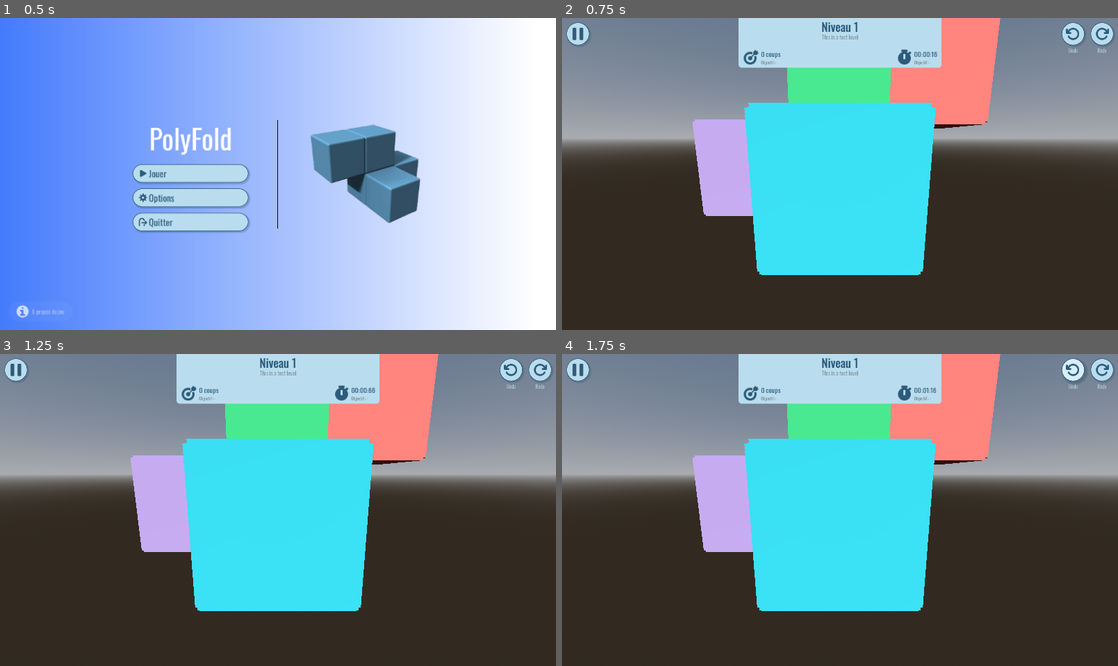
Above: before the commit, frames 1-4 (two rows, left to right).
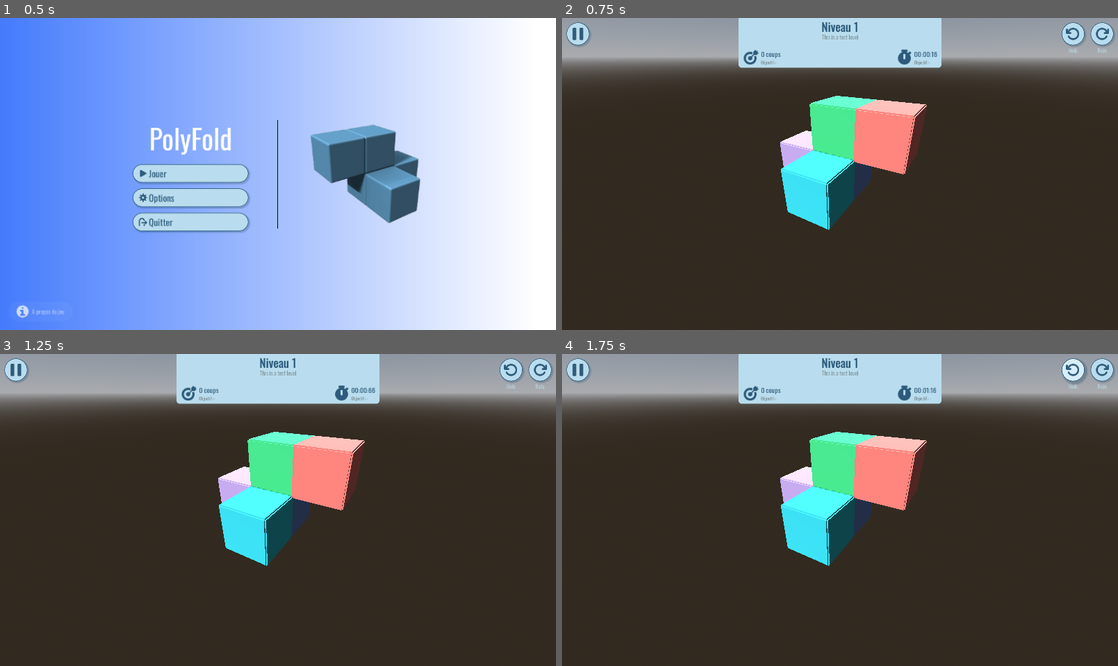
Above: after the commit, the same moments.

Repository: Turnute/PolyFold
Game: Godot game, scene res://scenes/interfaces/Menu.tscn
Same seed, same stepped clock (60 frames per second), same inputs: the game is played once before the commit and once after it.
Inputs (mouse positions are in pixels of both pictures, inside the frame that each line leads up to):
- Up to frame 1 (0.5 s): no input
- Up to frame 2 (0.75 s): click (751, 174) at 0.5 s
- Up to frame 3 (1.25 s): no input
- Up to frame 4 (1.75 s): click (1073, 369) at 1.25 s

Frame 1 is identical in both runs. In frame 2, 50% of the frame differs, in the area x 0-100%, y 0-83%; in frame 3, 50%; in frame 4, 50%.

Commit message:
Add end game detection + Polishing : camera positioning + rotation plycube if not in the right direction

Diff:
--- a/polyfold/scripts/gameplay/Camera3d.gd
+++ b/polyfold/scripts/gameplay/Camera3d.gd
@@ -5,13 +5,16 @@
 ## Controller used to drag and commit folds.
 @onready var _fold_drag: FoldDragController = $FoldDragController
 
+## Both yawn and pitch define the position of the camera by the degree
 ## Camera yaw angle in radians.
-var _yaw: float = 0.0
+var _yaw: float = deg_to_rad(30.0)
 ## Camera pitch angle in radians.
-var _pitch: float = 0.0
+var _pitch: float = deg_to_rad(30.0)
+# #Safety Margin
+var _margin = 1.4
 
-## Initial distance between the camera and the target.
-var _distance : float = 2.5
+## Distance between the camera and the target.
+var _distance : float = 0.0
 
 ## Minimum camera distance from the targeted object.
 var _distance_min : float = 1.0
@@ -88,6 +91,21 @@
 		global_position = (offset + position_target)
 		look_at(position_target,Vector3.UP)
 
+## Initializes camera distance limits based on the target AABB.
+func focusOnTarget() -> void:
+	var aabb: AABB = _target.getPolycubeAABB()
+	if aabb.size == Vector3.ZERO:
+		return
+
+	var center: Vector3 = _target.to_global(aabb.get_center())
+
+	var radius: float = aabb.size.length() * 0.5
+	_distance = (radius * _margin) / sin(deg_to_rad(fov) * 0.5)
+	_distance_min = maxf(0.5, radius * 1.1)
+	_distance_max = maxf(10.0, _distance * 3.0)
+	_distance = clampf(_distance, _distance_min, _distance_max)
+	updatePositionCamera()
+
 ## Rotates the camera with Shift + left drag or middle drag.
 func _unhandled_input(event: InputEvent) -> void:
 	if event is InputEventMouseMotion and ((Input.is_mouse_button_pressed(MOUSE_BUTTON_LEFT) and (event.shift_pressed))or (Input.is_mouse_button_pressed(MOUSE_BUTTON_MIDDLE))):
@@ -116,4 +134,4 @@
 		_target.unselectAllFaces()
 	_curr_selected_face_id = -1
 	_target = object
-	updatePositionCamera()
+	focusOnTarget()
--- a/polyfold/scripts/polycube/Cube.gd
+++ b/polyfold/scripts/polycube/Cube.gd
@@ -15,6 +15,20 @@
 
 ## The color of this cube's faces
 var _col : Color = Color(1,1,1)
+
+## Computes and returns the combined global AABB of all faces in the cube.
+func getCubeAABB() -> AABB :
+	var aabb : AABB = AABB()
+	var first = true
+	for face in _faces:
+		var mesh = face.get_child(0).get_child(0)
+		var aabb_face = mesh.global_transform * mesh.mesh.get_aabb()
+		if first :
+			first = false
+			aabb = aabb_face
+		else:
+			aabb = aabb.merge(aabb_face)
+	return aabb
 
 ## Creates and stores a cube's face from its FaceEnum identifier.
 func createFace(face_side: Face.FaceEnum) -> void:
--- a/polyfold/scripts/polycube/Polycube.gd
+++ b/polyfold/scripts/polycube/Polycube.gd
@@ -90,9 +90,59 @@
 				if neighbour != null:
 					face._adj_faces[i] = neighbour._id_face
 
+## Computes and returns the combined global AABB of all cubes in the polycube.
+func getPolycubeAABB() -> AABB :
+	var aabb : AABB = AABB()
+	var first = true
+	for cube in _cubes:
+		var aabb_cube = cube.getCubeAABB()
+		if first :
+			first = false
+			aabb = aabb_cube
+		else:
+			aabb = aabb.merge(aabb_cube)
+	return aabb
+
 ## Checks whether the polycube can be unfolded.
 func canUnfold() -> bool:
-	return true;
+	var end = true
+	var face_init =  _cubes[0]._faces[0]
+	for cube in _cubes:
+		for face in cube._faces:
+			end = areCoplanar(face_init, face) && end
+	return end;
+
+# Rotate all faces of the polycube in the direction the camera is looking
+func finalRotation(duration: float = 2.5) -> void:
+	var target_angle_x: float = 0.0
+	var target_angle_z: float = 0.0
+
+	var ref_face : Face = _cubes[0]._faces[0]
+	var normal = ref_face.global_transform.basis
+	if normal.y[1] > 0.9:
+		return
+	elif roundi(normal.y[2]) != 0:
+		target_angle_x = 90 if int(normal.y[2]) == -1 else -90
+	elif roundi(normal.y[0]) != 0:
+		target_angle_z = 90 if int(normal.y[0]) == -1 else -90
+
+	var avg_local: Vector3 = getAveragePos()
+	# only if the target is not on the origin center
+	var target_world: Vector3 = to_global(avg_local)
+	var end_rot_deg: Vector3 = rotation_degrees + Vector3(target_angle_x, 0.0, target_angle_z)
+	var end_basis: Basis = Basis.from_euler(Vector3(
+		deg_to_rad(end_rot_deg.x),
+		deg_to_rad(end_rot_deg.y),
+		deg_to_rad(end_rot_deg.z)
+	))
+
+	var end_global_pos: Vector3 = target_world - (end_basis * avg_local)
+	var tween: Tween = create_tween()
+	tween.set_parallel(true)
+	tween.set_trans(Tween.TRANS_CUBIC)
+	tween.set_ease(Tween.EASE_OUT)
+	tween.tween_property(self, "rotation_degrees", end_rot_deg, duration)
+	tween.tween_property(self, "global_position", end_global_pos, duration)
 
 ## Returns a face from its cube identifier and original side.
 func getFace(id_cube : int, side : Face.FaceEnum) -> Face :
@@ -110,7 +160,6 @@
 	for cube in _cubes :
 		var c_pos : Vector3 = cube._pos
 		result += c_pos
-
 	return result / _cubes.size()
 
 ## Removes selection from all faces.
